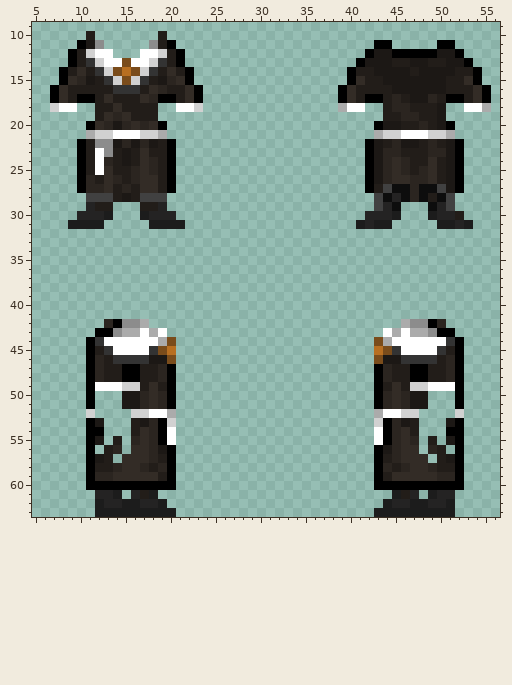
Pixel-art sprite -- Resources/Textures/Clothing/OuterClothing/Misc/nunrobe.rsi/equipped-OUTERCLOTHING-vox.png. The picture above is the old version.
The file is 64x64 pixels. Pixels under 10% opacity are left out. Colours within 5 levels of each other are drawn and written as one. Shown: x 5..56, y 9..63.
New version:
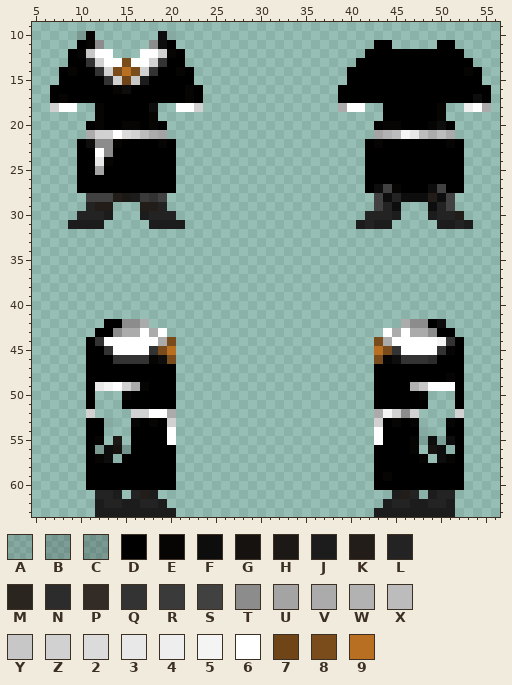
Palette (. is transparent): A #0000001b  B #0000002b  C #00000031  D #000000  E #060504  F #0d0d0d  G #151210  H #1c1815  J #1c1c1c  K #221d19  L #242323  M #2b2520  N #2c2c2c  P #332c26  Q #333333  R #3a3a3a  S #414141  T #8c8c8c  U #a4a4a4  V #ababab  W #b2b2b2  X #bcbcbc  Y #c7c7c7  Z #d1d1d1  2 #dbdbdb  3 #e8e8e8  4 #eeeeee  5 #f4f4f4  6 #ffffff  7 #6f4518  8 #7a4c1b  9 #b86f21
The exact change:
y 10: x 10..11 .K -> CE; x 19..20 K. -> FA
y 11: x 11 H -> E; x 19 K -> F
y 12: x 10..11 KZ -> EY; x 20 K -> E; x 43..44 HH -> DD; x 50..51 HH -> DD
y 13: x 10 K -> D; x 20 K -> D; x 42..52 HHHKKHHKKHH -> DDDDDDDDDDD
y 14: x 9..11 KPK -> EDD; x 19..21 KPK -> DDE; x 41..53 KKHHHHKHHHHKK -> DDDDDDDDDDDDE
y 15: x 9..12 PMHK -> DDDD; x 15..21 8ZQKHMP -> 7YJDDDD; x 41..53 PKKHHHHHHHKKP -> DDDDDDDDDDDDD
y 16: x 8..22 PKKKKKQQQKPMKKP -> DDDDDDEFDDDDDDE; x 40..54 PKKKKHHHHHHKKKP -> DDDDDDDDDDDDDDD
y 17: x 8..9 PK -> ED; x 12..18 KPKKKPM -> DDDDDDD; x 21..22 KP -> DE; x 40..41 PK -> DD; x 44..50 KMKHHMK -> DDDDDDD; x 53..54 KP -> DF
y 18: x 12..18 KKPKKKK -> EDDDDDF; x 44..50 KMMKKKH -> DDDDDDE; x 53 6 -> 4
y 19: x 12..18 KPMPKKK -> EDDDDDE; x 44..50 KKMMKKH -> DDDDDDE
y 20: x 12..18 PMHMPMP -> EDDEEDE; x 44..50 HHKKMKH -> EEDDDEF
y 21: x 15..19 66ZZV -> 2ZXVU; x 43..50 VZZ666ZZ -> UWX53XVX
y 22: x 11 K -> F; x 14..19 HMHMHK -> EDDDDE; x 43..51 HKMHHKMKH -> EDDDDDDDE
y 23: x 11 K -> D; x 14..19 KHKPKK -> DDDDDD; x 43..51 HMMKKKMMH -> DDDDDDDDD
y 24: x 11..19 K6MKHKPMK -> D3EDDDDDD; x 43..51 HMPMKKPKH -> DDDDDDDDD
y 25: x 11..19 K6PKKMPMK -> DUDDDDDDD; x 43..51 HMPMKMPKH -> DDDDDDDDD
y 26: x 11..19 MKPMKMPPK -> DDDDDDDDD; x 43..51 HMPPMMPKH -> DDDDDDDDD
y 27: x 11..19 MMPKMKPPK -> DDDDDDDDD; x 43 K -> F; x 45..48 FFMF -> EDDD; x 51 H -> D
y 28: x 16..18 KSS -> JRQ; x 47 M -> F
y 42: x 13 M -> D; x 50 M -> F
y 44: x 50 6 -> 5
y 45: x 12 K -> D; x 51 K -> E
y 46: x 12..13 MK -> DD; x 18..19 HH -> EF; x 44..45 HH -> EF; x 49..51 QKM -> NDD
y 47: x 12..14 MKK -> DDD; x 17..19 KKM -> DDD; x 44..46 MKK -> DDD; x 49..51 KKM -> DDD
y 48: x 12..14 MKK -> DDD; x 17..19 KKM -> DDD; x 44..46 MKK -> DDD; x 49..51 KKM -> DDE
y 49: x 12..13 66 -> 35; x 16..19 ZKPK -> VEDD; x 44..48 KPKZZ -> DDDWY
y 50: x 15..19 HHMPM -> EDDDD; x 44..48 MPMHH -> DDDDE
y 51: x 15..19 HHMPM -> DDDDD; x 44..48 MPMHH -> DDDDD
y 52: x 44..46 66Z -> 5ZT
y 53: x 12..13 H. -> DA; x 16..18 KHM -> EDE; x 45..47 MHK -> EDE; x 51 H -> E
y 54: x 16..18 KPM -> DDD; x 45..48 MPK. -> DDDA
y 55: x 12 H -> E; x 14 K -> H; x 16..18 MPM -> DDD; x 45..51 MPM.K.H -> DDEAFAF
y 56: x 12..19 .KM.PPMH -> CFGBDDDD; x 44..47 HMPP -> DDDE; x 49..50 MK -> GF
y 57: x 12..13 HK -> EF; x 15..19 PPPMK -> DDDDD; x 44..48 KMPPP -> DDDDE; x 50..51 KH -> FE
y 58: x 12..19 KKMPPMKM -> DDDDDDDD; x 44..51 MKMPPMKK -> DDDDDDDD
y 59: x 12..19 MMPPPPPK -> DDDDDDDD; x 44..51 KPPPPPMM -> EDDDDDDD
Boxes around the changes in both pictures, in picture pixels (x1, y1, x2, y2):
changed: (59, 31, 194, 202)
changed: (347, 49, 482, 202)
changed: (95, 319, 167, 481)
changed: (383, 319, 455, 481)
